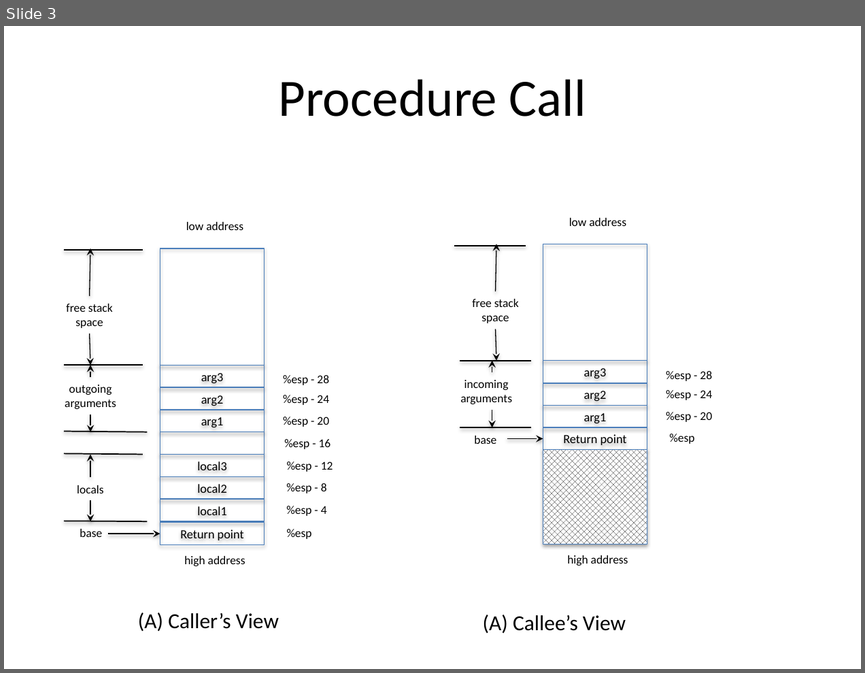
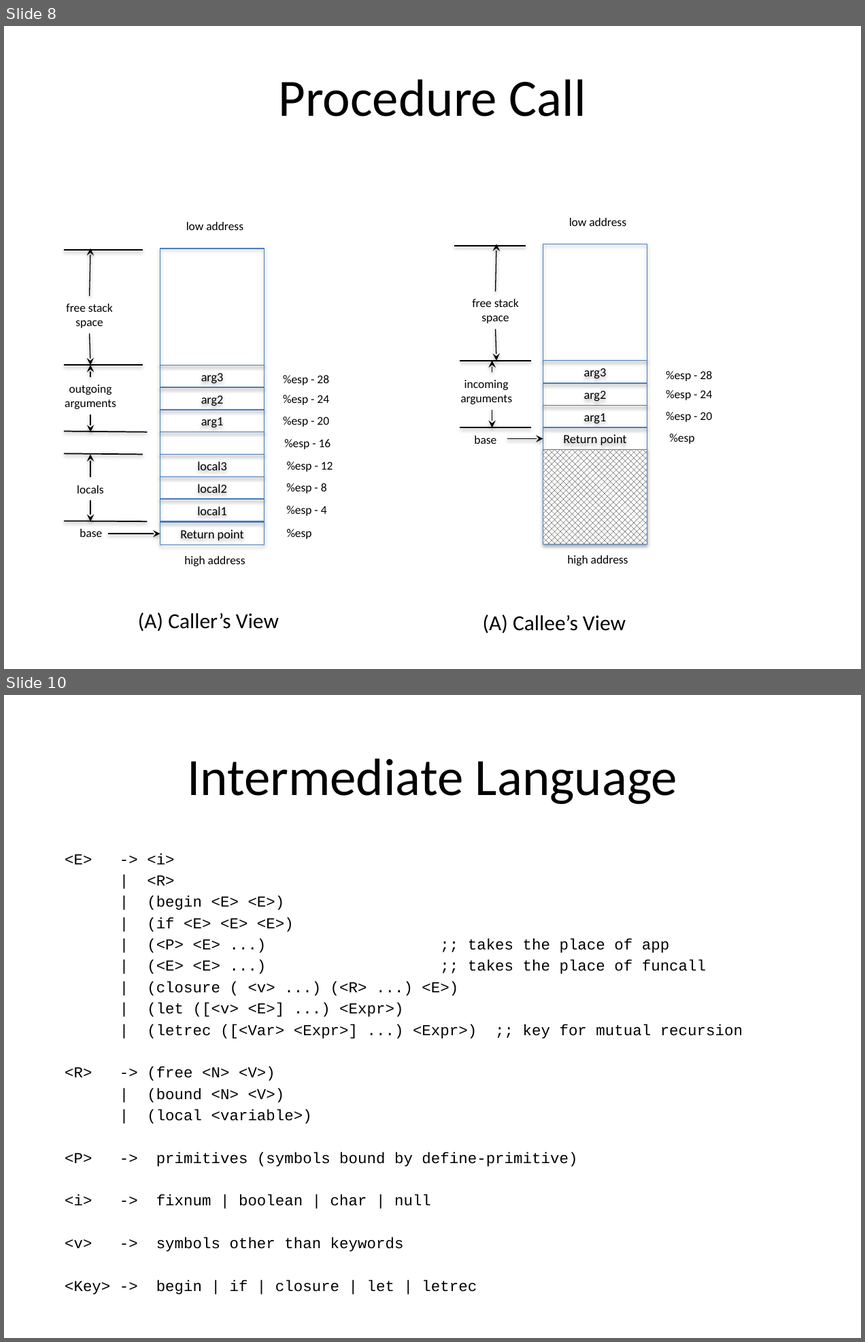
Before and after one commit to markcornwell/pilar, a slide deck: doc/Pilar.pptx. Shown one above the other, each under a label of ours: slide 3 before the commit, slides 8 and 10 after it; the slides between them are not shown. The pictures are 865x673 and 865x1342 pixels, drawn with LibreOffice and Linux fonts; fonts in the diff are those of the drawing. Boxes give left, top, right and bottom in pixels: in the first picture for what was removed or moved away, otherwise in the second. Text is boxed around its words. In the diff, an @@ line names an element or a change of style, - is before the commit and + after.

Commit message:
starting in on code for in-place closures
Combining the code for code and closure into a single closure form.
More commends documenting the IL.  Not running yet — just syncing in
work in progress.  Code will be shorter and simpler this way, not to
mention correct.

```diff
--- a/doc/Pilar.pptx
+++ b/doc/Pilar.pptx
@@ slide 10 added at <box>4,695,861,1338</box>, background #FFFFFF @@
@@ title added at <box>187,758,677,804</box>, 44 pt, text #000000 @@
+Intermediate Language
@@ text added at <box>65,853,742,1251</box>, 12.8 pt, text #000000 @@
+<E> -> <i>
+| <R>
+| (begin <E> <E>)
+| (if <E> <E> <E>)
+| (<P> <E> ...) ;; takes the place of app
+| (<E> <E> ...) ;; takes the place of funcall
+| (closure ( <v> ...) (<R> ...) <E>)
+| (let ([<v> <E>] ...) <Expr>)
+| (letrec ([<Var> <Expr>] ...) <Expr>) ;; key for mutual recursion
+<R> -> (free <N> <V>)
+| (bound <N> <V>)
+| (local <variable>)
+<P> -> primitives (symbols bound by define-primitive)
+<i> -> fixnum | boolean | char | null
+<v> -> symbols other than keywords
+<Key> -> begin | if | closure | let | letrec
@@ what was slide 3 is now slide 8 @@
```
Also in this commit, not shown: 1 slide changed, 8 other slides added, 4 other files.
